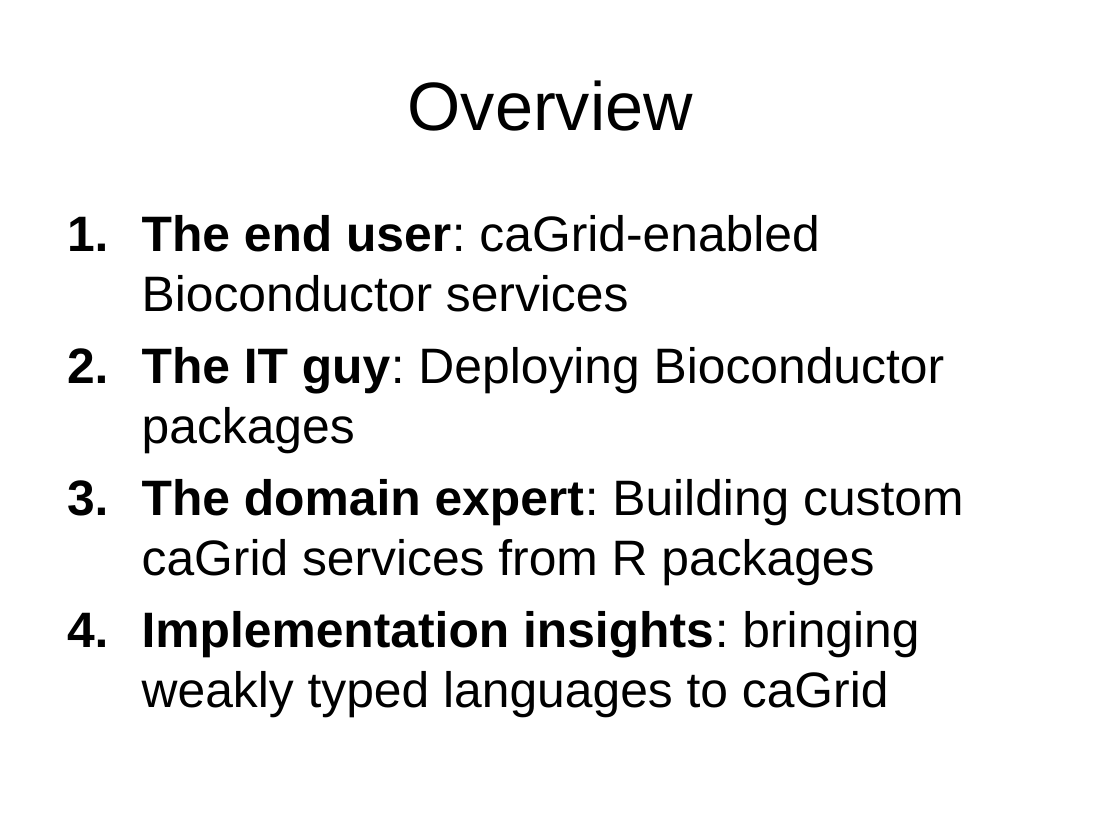
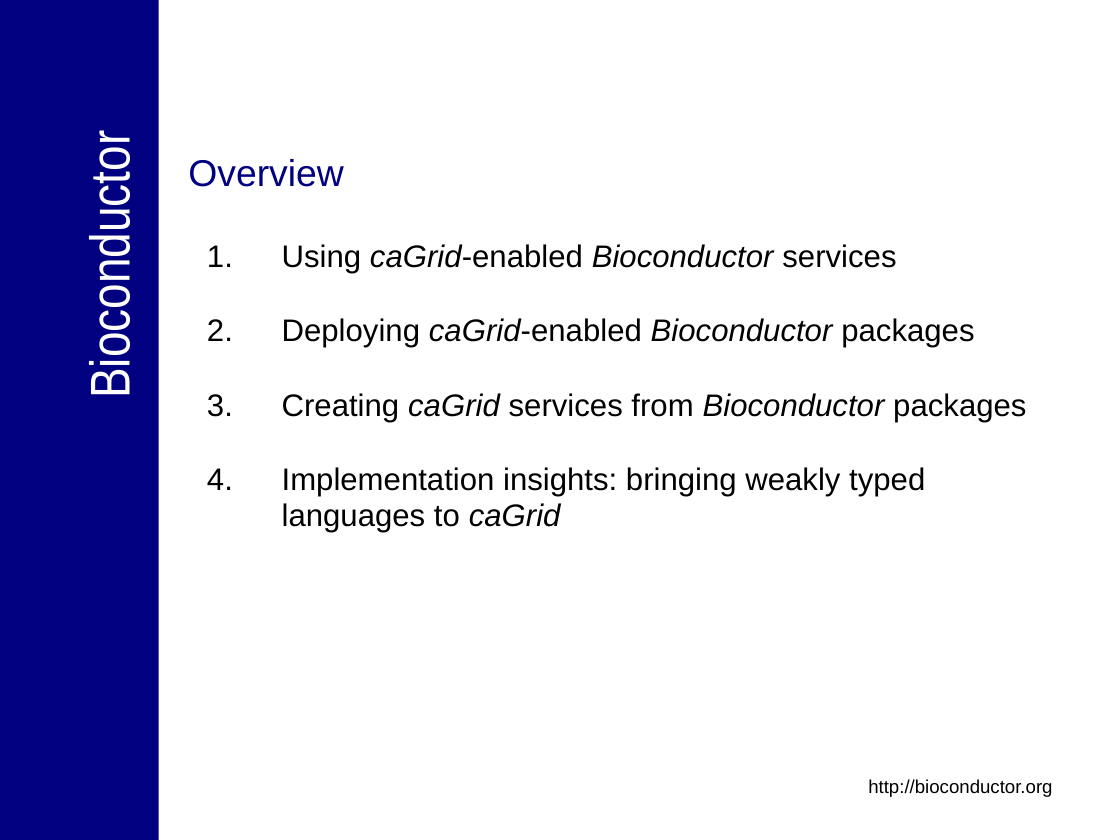
Before and after one commit to NCIP/bioconductor_v1, a slide deck: slide 2 of trunk/bioconductor/Presentations/caBIG_Annual_Meeting_2007_Tech_Demo.ppt. Drawn at 1120x840 pixels with LibreOffice and Linux fonts; fonts in the diff are those of the drawing; background and template pictures are left out. Boxes give left, top, right and bottom in pixels: in the first picture for what was removed or moved away, otherwise in the second. Text is boxed around its words. In the diff, an @@ line names an element or a change of style, - is before the commit and + after.

```diff
--- a/trunk/bioconductor/Presentations/caBIG_Annual_Meeting_2007_Tech_Demo.ppt
+++ b/trunk/bioconductor/Presentations/caBIG_Annual_Meeting_2007_Tech_Demo.ppt
@@ rectangle added at [0,0,159,840], fill #000080 @@
@@ title "Overview": place and size @@
-title "Overview" at [408,80,693,131]
+title "Overview" at [188,159,344,187]
@@ title "Overview" at [188,159,344,187]: size 44 to 24 pt, text colour #000000 to #000080; alignment centre to left; vertical alignment middle to top @@
@@ text added at [78,157,141,391], 36 pt, text #FFFFFF @@
+Bioconductor
@@ text "Using caGrid-enabled Bioconductor services": place and size @@
-text "Using caGrid-enabled Bioconductor services" at [142,215,963,717]
+text "Using caGrid-enabled Bioconductor services" at [282,244,1026,532]
@@ text at [282,244,1026,422]: text changed; size 32 to 20 pt @@
-1. The end user: caGrid-enabled Bioconductor services
-2. The IT guy: Deploying Bioconductor packages
-3. The domain expert: Building custom caGrid services from R packages
+1. Using caGrid-enabled Bioconductor services
+2. Deploying caGrid-enabled Bioconductor packages
+3. Creating caGrid services from Bioconductor packages
@@ text at [282,467,925,532]: size 32 to 20 pt in "Implementation insights: bringing weakly typed languages to ..."; bold off in "Implementation insights:"; italic on in "caGrid"; line spacing 1 to 0.95; more space between paragraphs @@
@@ text added at [868,779,1052,797], 12 pt, text #000000 @@
+http://bioconductor.org
```
Also in this commit, not shown: 5 other slides changed, 13 slides added, 8 slides removed.
